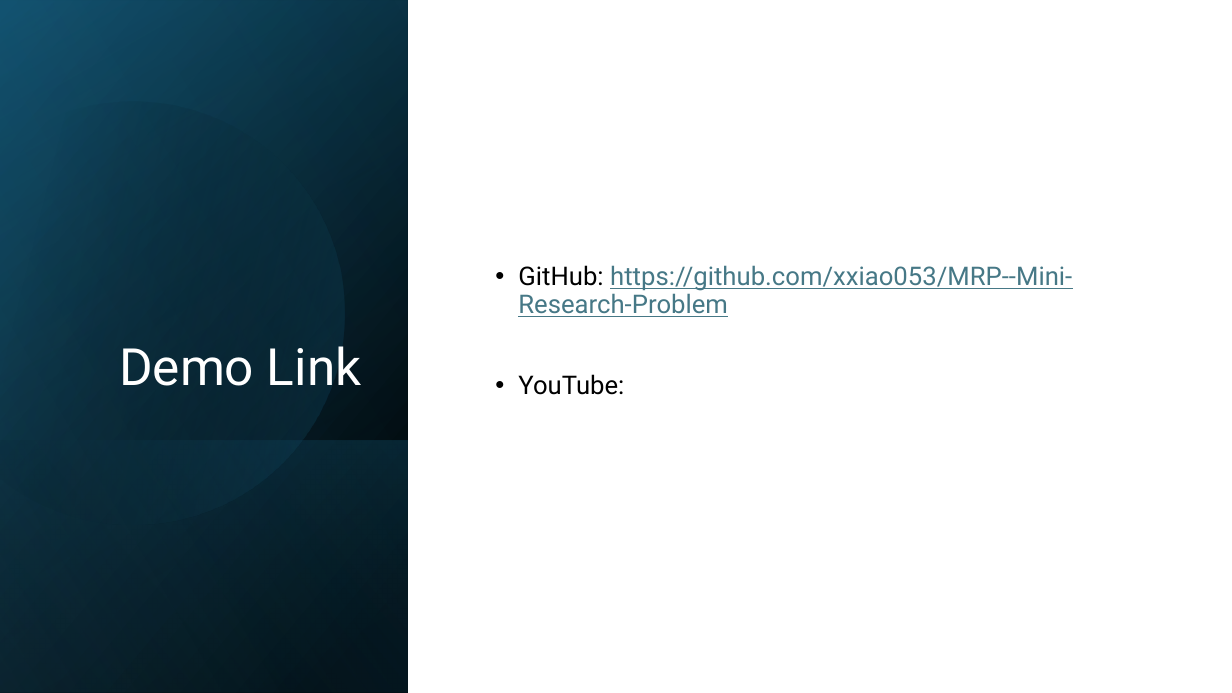
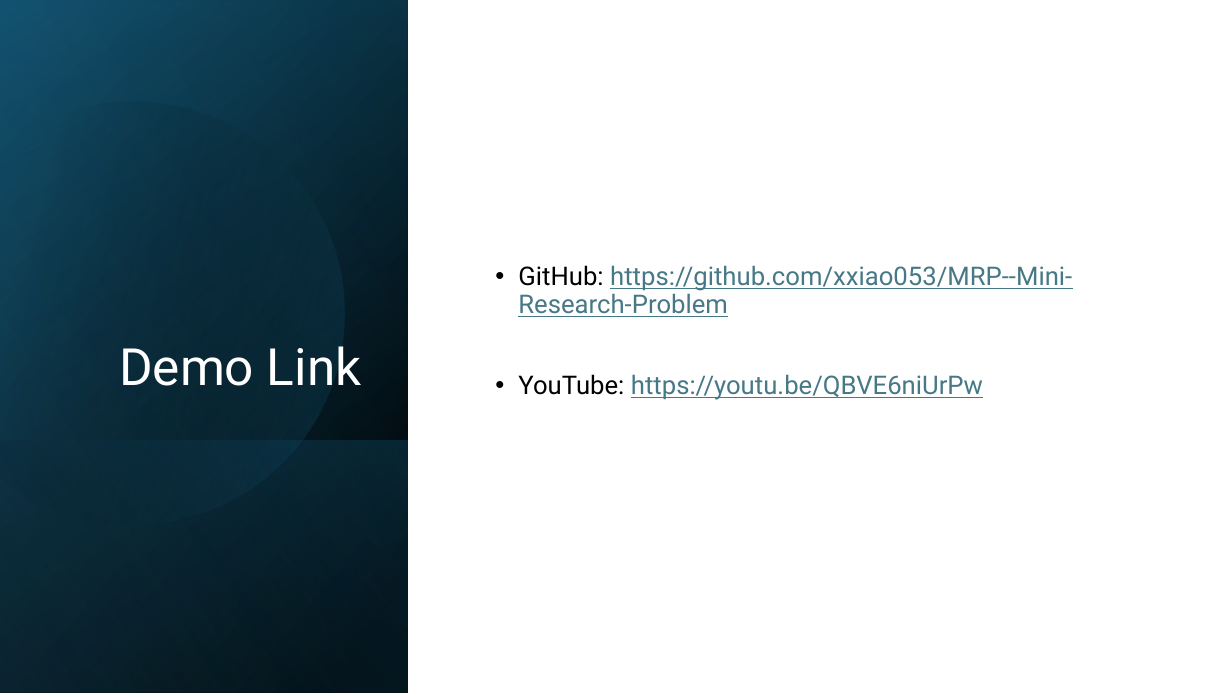
Before and after one commit to xxiao053/MRP--Mini-Research-Problem, a slide deck: slide 13 of presentation/A Scalable Workflow for Evaluating Object Hallucination in Multimodal LLMs.pptx. Drawn at 1232x693 pixels with LibreOffice and Linux fonts; fonts in the diff are those of the drawing. Boxes give left, top, right and bottom in pixels: in the first picture for what was removed or moved away, otherwise in the second. Text is boxed around its words. In the diff, an @@ line names an element or a change of style, - is before the commit and + after.

Commit message:
Add pdf presentation, including youtube link, update ppt slides

```diff
--- a/presentation/A Scalable Workflow for Evaluating Object Hallucination in Multimodal LLMs.pptx
+++ b/presentation/A Scalable Workflow for Evaluating Object Hallucination in Multimodal LLMs.pptx
@@ text at bbox=[518, 374, 983, 400]: text changed; text colour #000000 to #467886 @@
-• YouTube:
+• YouTube: https://youtu.be/QBVE6niUrPw
```
Also in this commit, not shown: 2 other slides changed, 1 other file.
